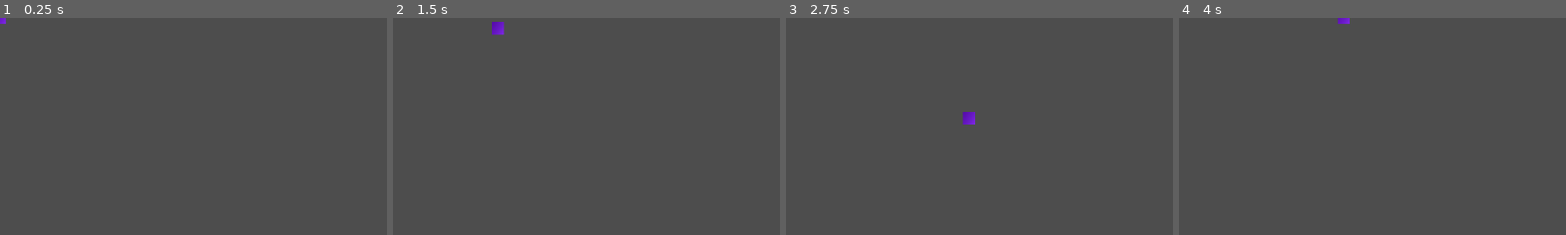
Above: before the commit, frames 1-4 (left to right).
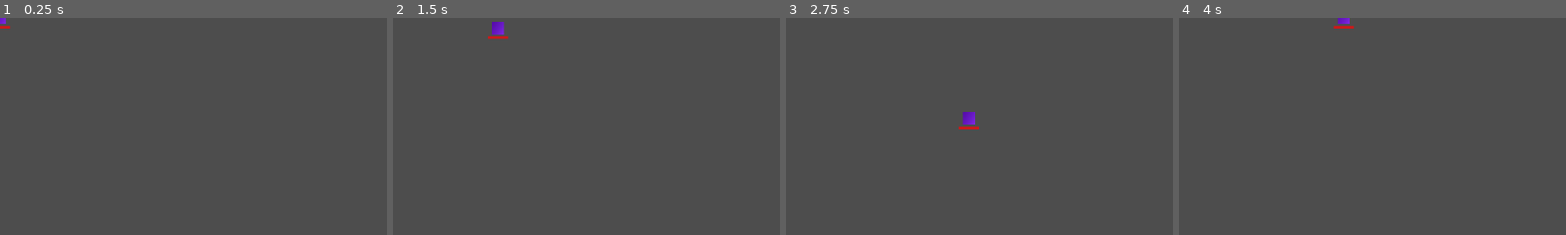
Above: after the commit, the same moments.

Repository: M-E-7/mob-fighter
Game: Godot game, scene res://Entities/Player/player.tscn
Same seed, same stepped clock (60 frames per second), same inputs: the game is played once before the commit and once after it.
Inputs:
- Up to frame 1 (0.25 s): no input
- Up to frame 2 (1.5 s): tap Enter at 0.5 s; hold Right (ui_right) 0.53-1.28 s; hold Down (ui_down) from 1.28 s (still down)
- Up to frame 3 (2.75 s): release Down (ui_down) at 2.03 s; hold Right (ui_right) from 2.03 s (still down)
- Up to frame 4 (4 s): release Right (ui_right) at 2.78 s; hold Up (ui_up) 2.78-3.53 s; hold Left (ui_left) from 3.53 s (still down)
The pictures show only the part of the screen within x 0-50%, y 0-50%; the shares and areas given below are measured in that part.

The runs differ from the first frame. In frame 1, less than 0.1% of the frame differs, in the area x 0-3%, y 3-5%; in frame 2, less than 0.1%, in the area x 24-30%, y 8-10%; in frame 3, less than 0.1%; in frame 4, less than 0.1%.
Error before the commit: Invalid access to property or key 'starting_health' on a base object of type 'Nil'. (res://Entities/Player/health_component.gd:10)

Commit message:
Fixed health display

Diff:
--- a/Entities/Player/health_component.gd
+++ b/Entities/Player/health_component.gd
@@ -7,12 +7,13 @@
 
 @export var entity: Player
 
-var current_health: float = entity.starting_health
-var max_health: float = entity.max_health
+var current_health: float
+var max_health: float
 
 
 func _ready() -> void:
-	pass
+	max_health = entity.max_health
+	current_health = entity.starting_health
 
 
 func take_damage(amount: float) -> void:
--- a/Entities/Player/health_display_component.gd
+++ b/Entities/Player/health_display_component.gd
@@ -17,13 +17,14 @@
 	bg_bar.size = Vector2(bar_width, bar_height)
 	bg_bar.position = bar_offset
 	bg_bar.color = Color(0.2, 0.2, 0.2)
-	get_parent().add_child(bg_bar)
+	get_parent().add_child.call_deferred(bg_bar)
 
 	hp_bar = ColorRect.new()
 	hp_bar.size = Vector2(bar_width, bar_height)
 	hp_bar.position = bar_offset
 	hp_bar.color = Color(0.8, 0.1, 0.1)
-	get_parent().add_child(hp_bar)
+	get_parent().add_child.call_deferred(hp_bar)
+
 
 	if health_component:
 		health_component.health_changed.connect(_on_health_changed)
